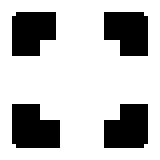
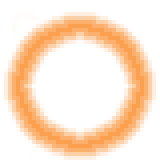
Two versions of the same layered image (160x160). Layer-by-layer changes:
added layer "possible" above "target" over box(4, 12, 156, 160)
hid "target" over box(12, 12, 148, 148)
